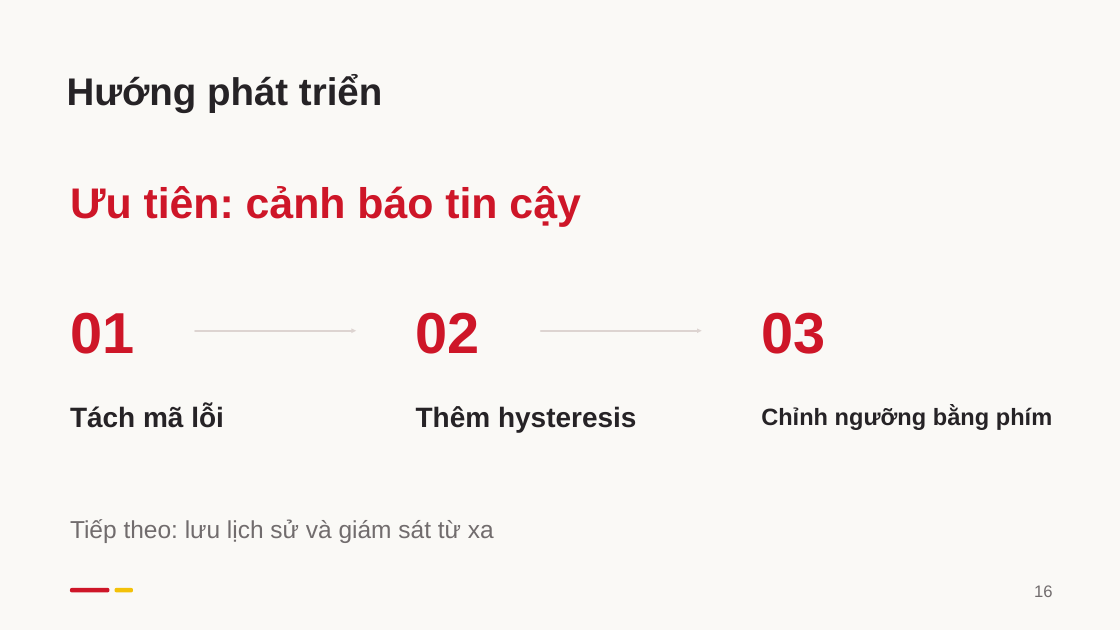
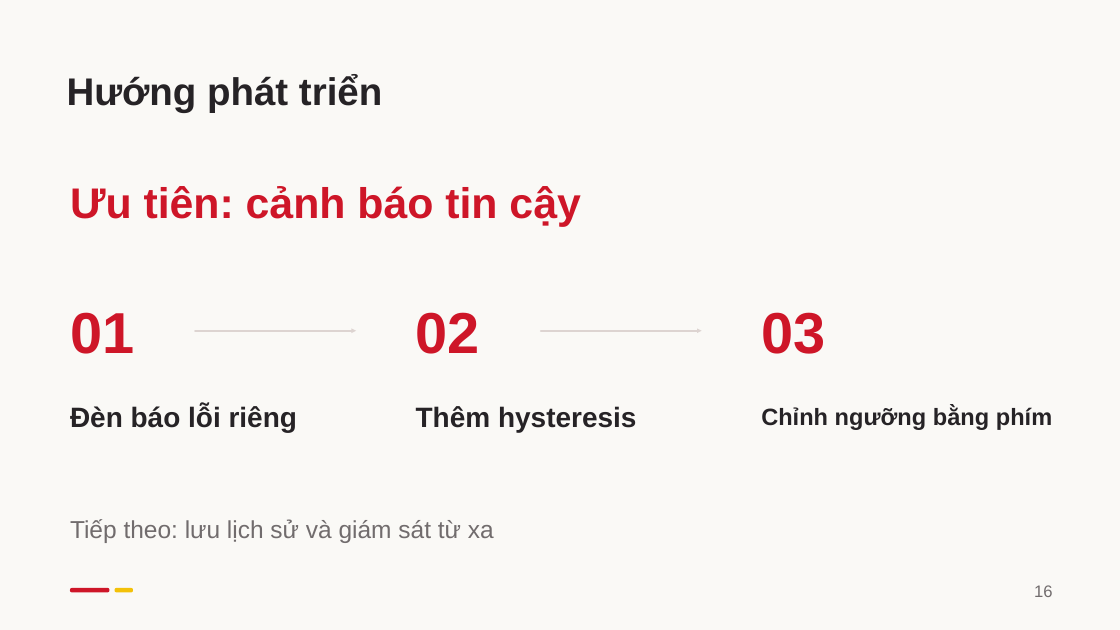
Before and after one commit to kudohieu1209/ET1-DA2, a slide deck: slide 16 of docs/report/slides/DA2_Bao_cao_HUST.pptx. Drawn at 1120x630 pixels with LibreOffice and Linux fonts; fonts in the diff are those of the drawing. Boxes give left, top, right and bottom in pixels: in the first picture for what was removed or moved away, otherwise in the second. Text is boxed around its words. In the diff, an @@ line names an element or a change of style, - is before the commit and + after.

```diff
--- a/docs/report/slides/DA2_Bao_cao_HUST.pptx
+++ b/docs/report/slides/DA2_Bao_cao_HUST.pptx
@@ text at (70, 405, 297, 432): text changed @@
-Tách mã lỗi
+Đèn báo lỗi riêng
```
Also in this commit, not shown: 8 other slides changed, 4 slides added, 7 slides removed, 7 other files.
